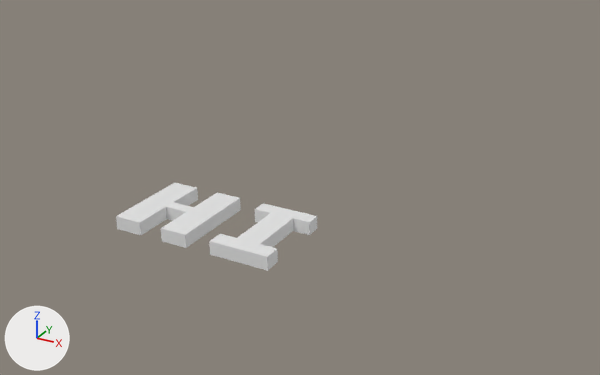
The Blender file Assets/Models/letters.blend: old version first, new version second.
Before and after are seen from a 50 mm lens placed at (4.73, -6.11, 3.62), pointed at (0.75, 1.12, 0.0). Every picture has the same lights, and +X, +Y and +Z are marked at lower left.

In view in the first picture: 'H', 'I'.
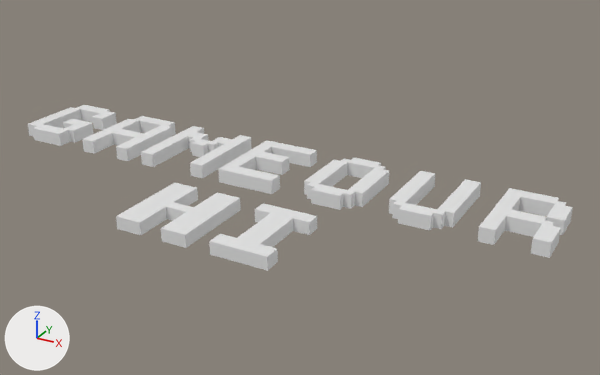
Pixel boxes (x1, y1, x2, y2) of what changed, in the pictures (600 x 375 px):
'R', added
    after: (478, 188, 573, 258)
'V', added
    after: (389, 171, 481, 230)
'O', added
    after: (304, 158, 389, 210)
'E', added
    after: (218, 140, 317, 194)
'M', added
    after: (141, 126, 251, 178)
'A', added
    after: (82, 116, 176, 161)
'G', added
    after: (28, 105, 117, 146)

The edits, one by one:
Mesh me_cube_006 is new.
It has 56 vertices, 52 faces and spans x -0.358..0.334, y -0.502..0.546, z -0.09..0.07.
Mesh me_cube_005 is new.
It has 57 vertices, 51 faces and spans x -0.362..0.332, y -0.503..0.548, z -0.09..0.07.
Mesh me_cube_004 is new.
It has 82 vertices, 75 faces and spans x -0.358..0.336, y -0.502..0.549, z -0.09..0.07.
Mesh me_cube_003 is new.
It has 28 vertices, 26 faces and spans x -0.358..0.332, y -0.502..0.548, z -0.09..0.07.
Mesh me_cube_002 is new.
It has 62 vertices, 57 faces and spans x -0.451..0.419, y -0.502..0.549, z -0.09..0.07.
Mesh me_cube_001 is new.
It has 44 vertices, 42 faces and spans x -0.358..0.336, y -0.502..0.547, z -0.09..0.07.
Mesh me_cube is new.
It has 60 vertices, 58 faces and spans x -0.358..0.336, y -0.502..0.546, z -0.09..0.07.
Object 'R' (ob_r) is new; it shows me_cube_006.
Its location is (3.137, 1.5, 0.0).
Object 'V' (ob_v) is new; it shows me_cube_005.
Its location is (2.137, 1.5, 0.0).
Object 'O' (ob_o) is new; it shows me_cube_004.
Its location is (1.137, 1.5, 0.0).
Object 'E' (ob_e) is new; it shows me_cube_003.
Its location is (0.137, 1.5, 0.0).
Object 'M' (ob_m) is new; it shows me_cube_002.
Its location is (-0.863, 1.5, 0.0).
Object 'A' (ob_a) is new; it shows me_cube_001.
Its location is (-1.863, 1.5, 0.0).
Object 'G' (ob_g) is new; it shows me_cube.
Its location is (-2.863, 1.5, 0.0).
